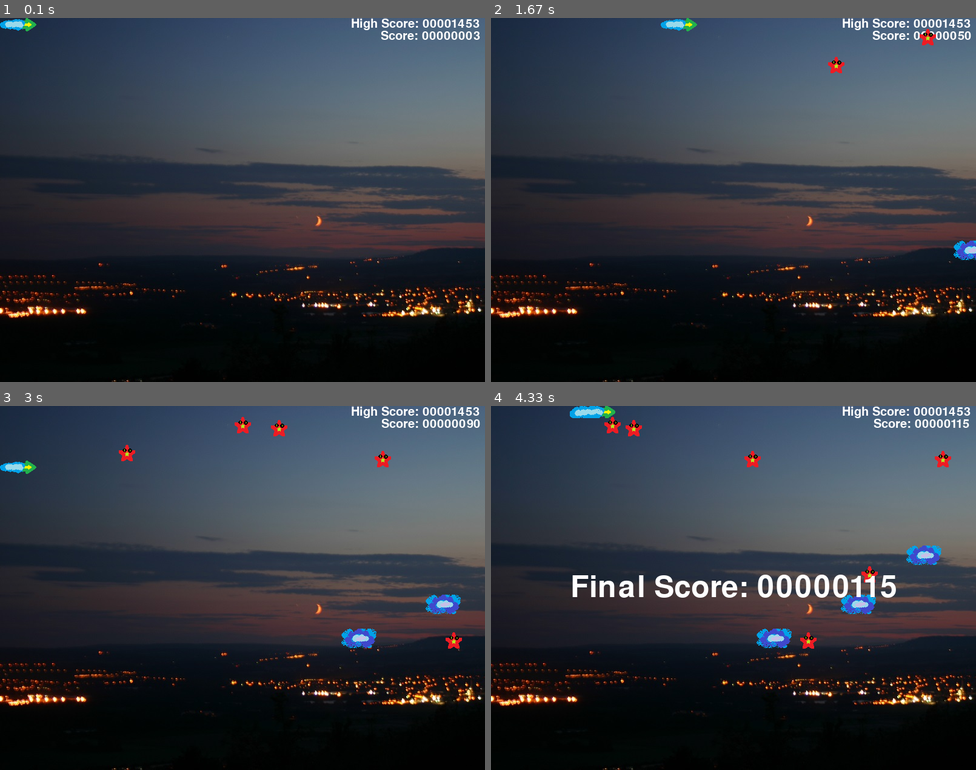
Above: before the commit, frames 1-4 (two rows, left to right).
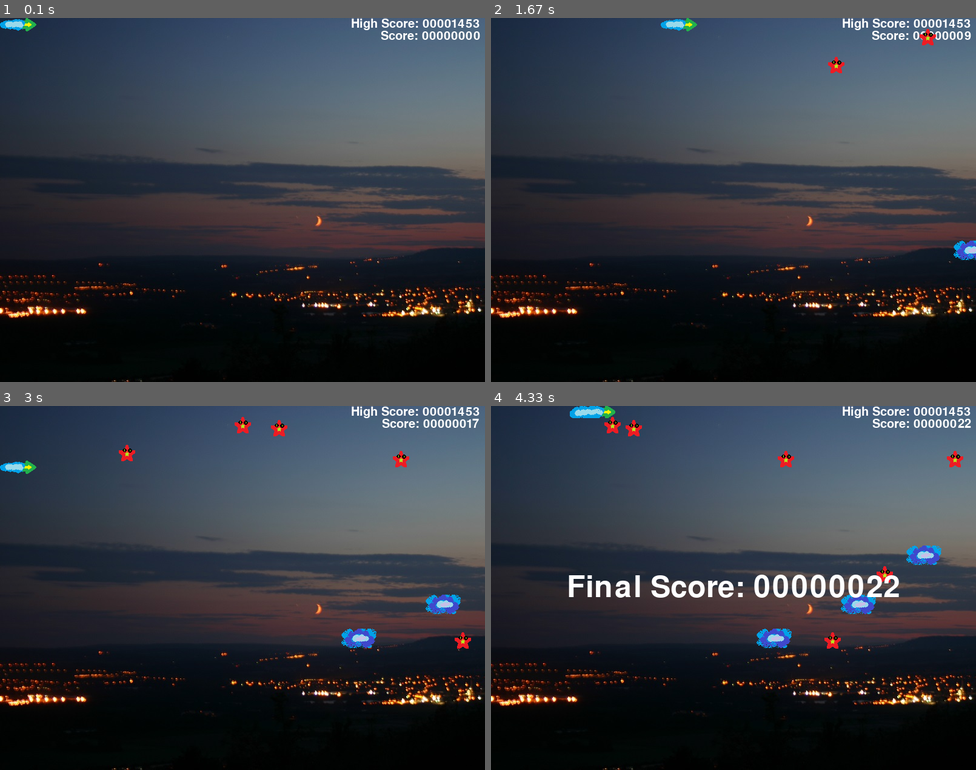
Above: after the commit, the same moments.

Repository: dannyramasawmy/SillyPyGame
Game: pygame game, started from main.py
Two runs of this game, one before a commit and one after it. Both use one fixed random seed, a clock stepped at 60 frames per second and the inputs below.
Inputs:
- Up to frame 1 (0.1 s): no input
- Up to frame 2 (1.67 s): hold Right 0.33-0.8 s; hold Up 0.83-1.13 s; hold Right 1.17-1.63 s
- Up to frame 3 (3 s): hold Left 1.67-2.2 s; hold Down 2.23-2.53 s; hold Left 2.57-2.97 s
- Up to frame 4 (4.33 s): hold Up 3-3.37 s; hold Right 3.4-4.03 s; hold Down from 4.07 s (still down)

The runs differ from the first frame. In frame 1, less than 0.1% of the frame differs, in the area x 97-99%, y 3-6%; in frame 2, 0.2%; in frame 3, 0.6%; in frame 4, 3.4%, in the area x 16-99%, y 3-67%.

Commit message:
Normal score speed.

Diff:
--- a/main.py
+++ b/main.py
@@ -61,7 +61,7 @@
 
 # Score
 scoreCounter = 0
-scoreAdder = 1 # for debugging [0.2]
+scoreAdder = 0.2 # for debugging [0.2]
 
 # # get highest score
 with open('score.txt', 'r') as f:
